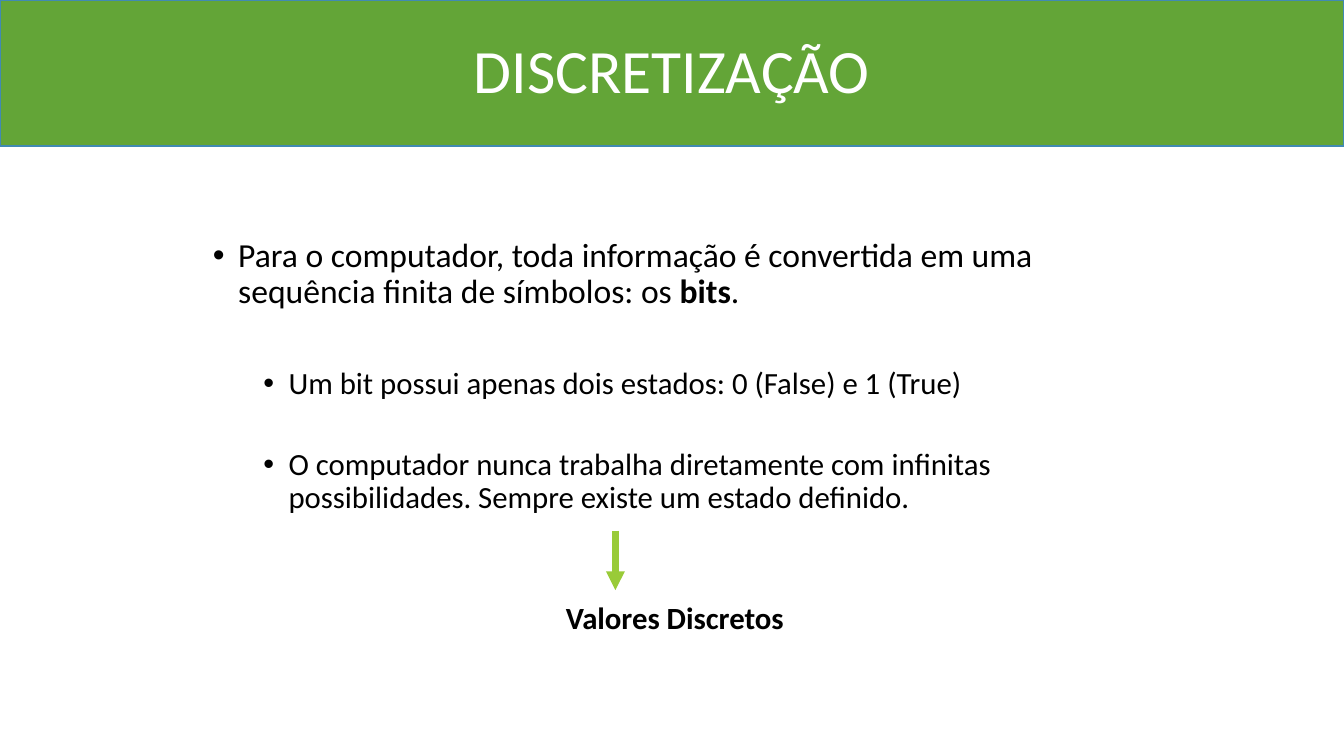
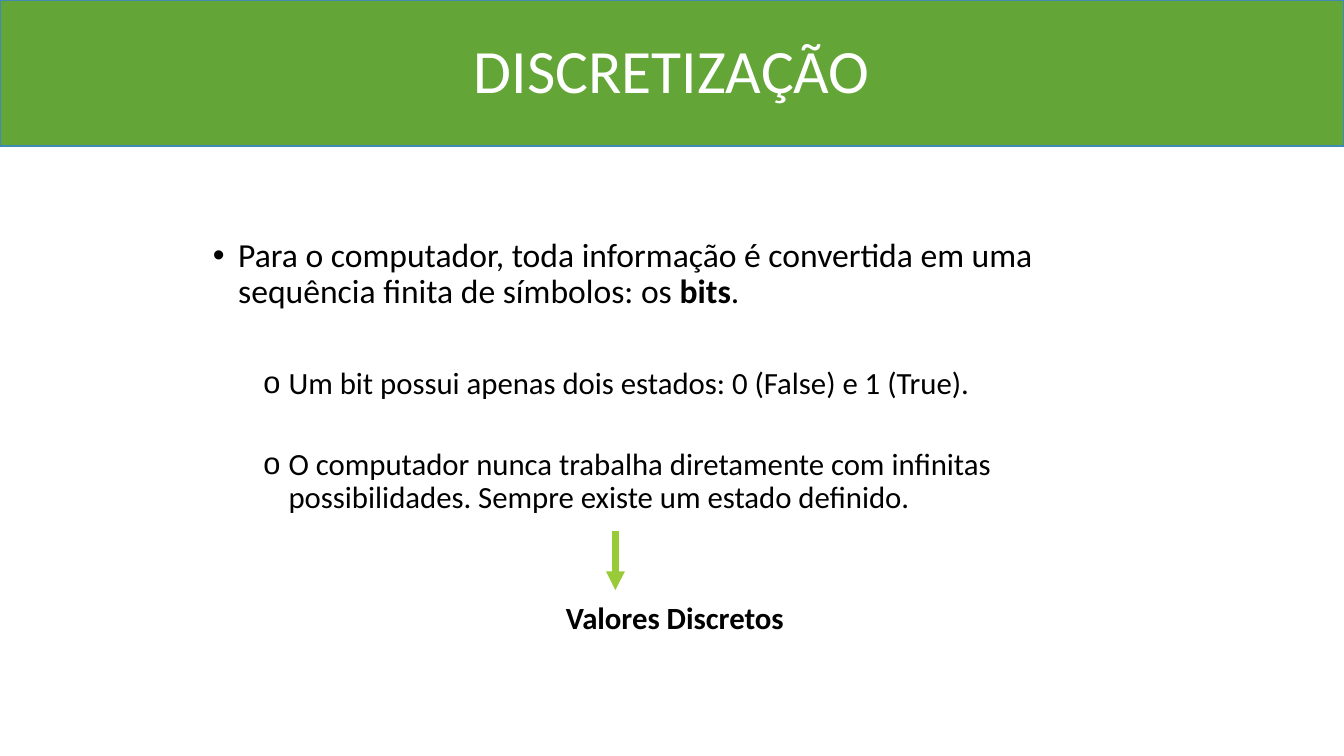
Before and after one commit to Marcio-Salmazo/Aulas, a slide deck: slide 8 of UNIUBE-MD/Teoria_MD.pptx. Drawn at 1344x756 pixels with LibreOffice and Linux fonts; fonts in the diff are those of the drawing. Boxes give left, top, right and bottom in pixels: in the first picture for what was removed or moved away, otherwise in the second. Text is boxed around its words. In the diff, an @@ line names an element or a change of style, - is before the commit and + after.

```diff
--- a/UNIUBE-MD/Teoria_MD.pptx
+++ b/UNIUBE-MD/Teoria_MD.pptx
@@ text at box(289, 371, 969, 399): text changed @@
-  • Um bit possui apenas dois estados: 0 (False) e 1 (True)
+  o Um bit possui apenas dois estados: 0 (False) e 1 (True).
```
Also in this commit, not shown: 22 other slides changed, 11 slides added, 1 slide removed, 2 other files.
